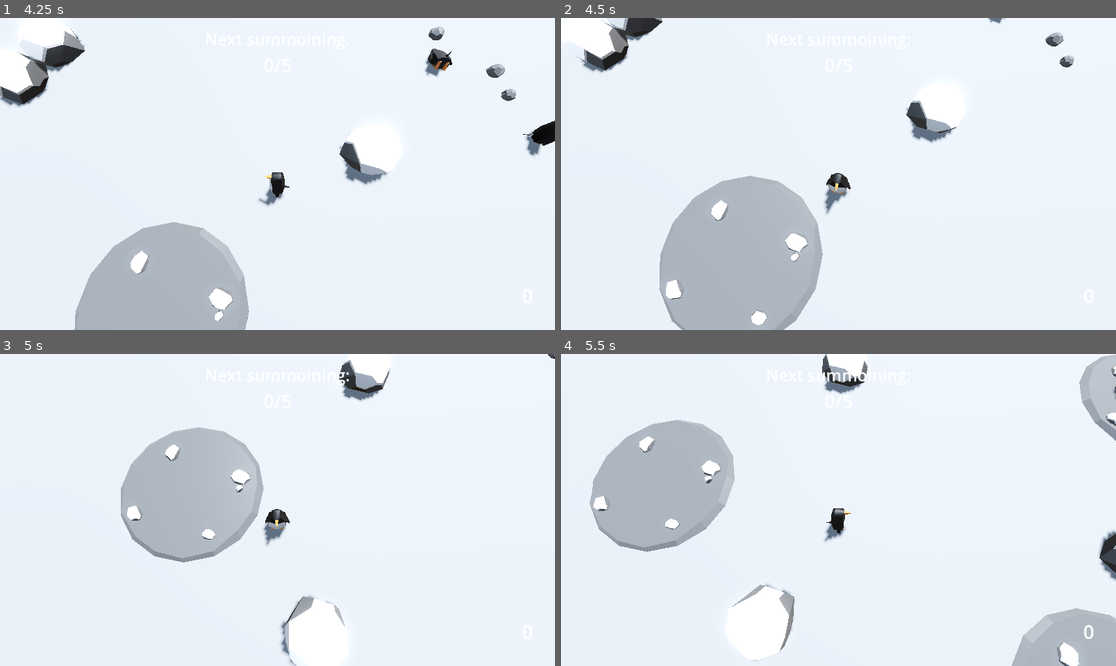
Above: before the commit, frames 1-4 (two rows, left to right).
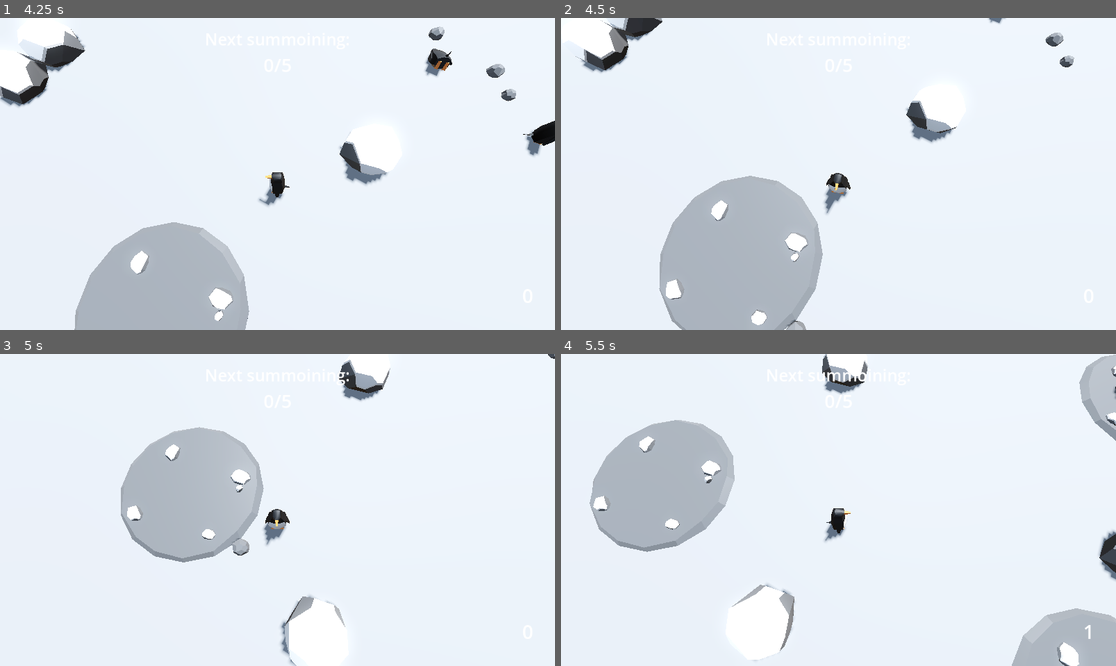
Above: after the commit, the same moments.

Repository: Edtg/Ludum-Dare-55
Game: Godot game, scene res://scenes/main.tscn
Same seed, same stepped clock (60 frames per second), same inputs: the game is played once before the commit and once after it.
Inputs:
- Up to frame 1 (4.25 s): click "Play" at 0.5 s; hold W (move_forward) 1.28-2.78 s; tap Space (slide) every 0.75 s from 1.35 to 3.6 s; hold A (move_left) from 2.78 s (still down)
- Up to frame 2 (4.5 s): release A (move_left) at 4.28 s; hold S (move_back) from 4.28 s (still down); tap Space (slide) at 4.35 s
- Up to frame 3 (5 s): keep holding S (move_back)
- Up to frame 4 (5.5 s): release S (move_back) at 5.03 s; hold D (move_right) from 5.03 s (still down); tap Space (slide) at 5.1 s

Frame 1 is identical in both runs. In frame 2, less than 0.1% of the frame differs, in the area x 40-45%, y 96-100%; in frame 3, 0.1%, in the area x 41-45%, y 59-65%; in frame 4, less than 0.1%.

Commit message:
Adjusted nest locations

Diff:
--- a/scenes/main.tscn
+++ b/scenes/main.tscn
@@ -6,7 +6,7 @@
 [node name="Main" type="Node"]
 script = ExtResource("1_xrfk6")
 map = ExtResource("1_mr7yk")
-nest_positions = Array[Vector3]([Vector3(3, 0, 3), Vector3(-5, 0, -1), Vector3(-8, 0, 4), Vector3(6, 0, -3)])
+nest_positions = Array[Vector3]([Vector3(3, 0, 3), Vector3(-5, 0, -1), Vector3(-7, 0, 5), Vector3(6, 0, -3)])
 
 [node name="StartMenu" type="CanvasLayer" parent="."]
 
